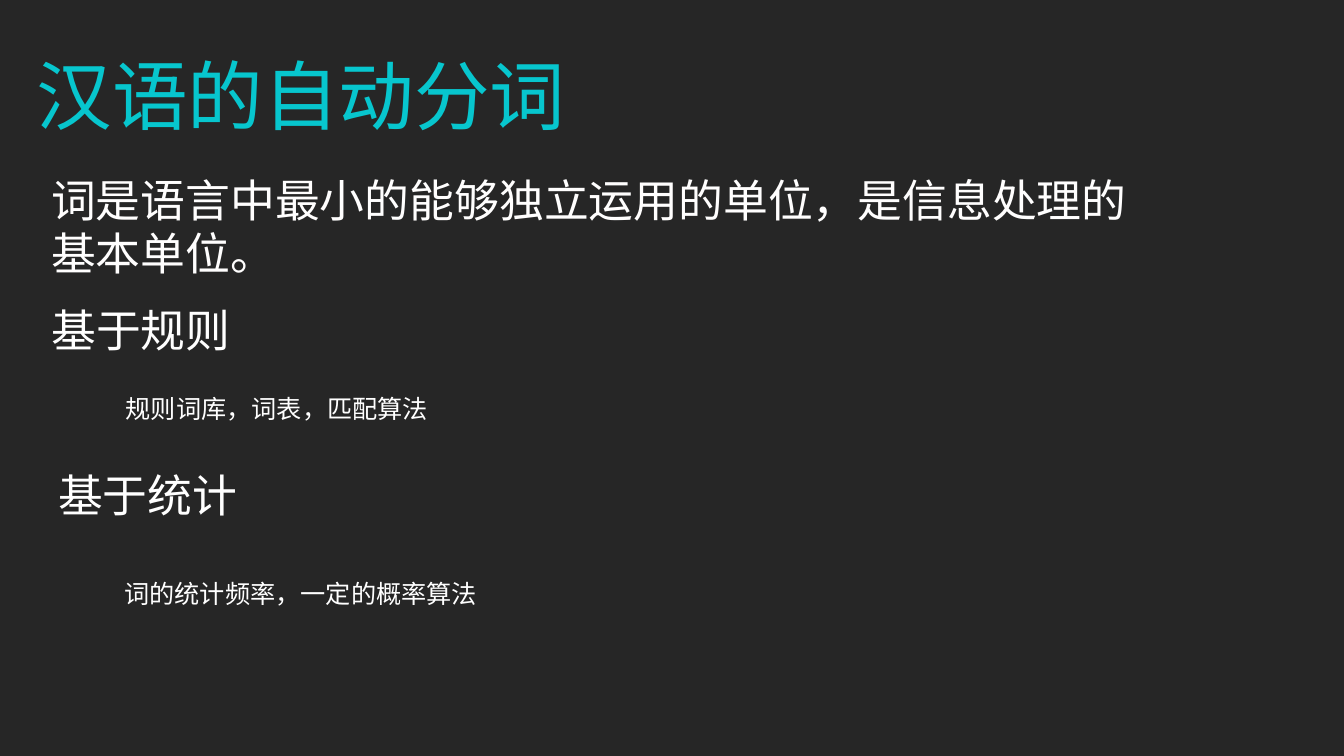
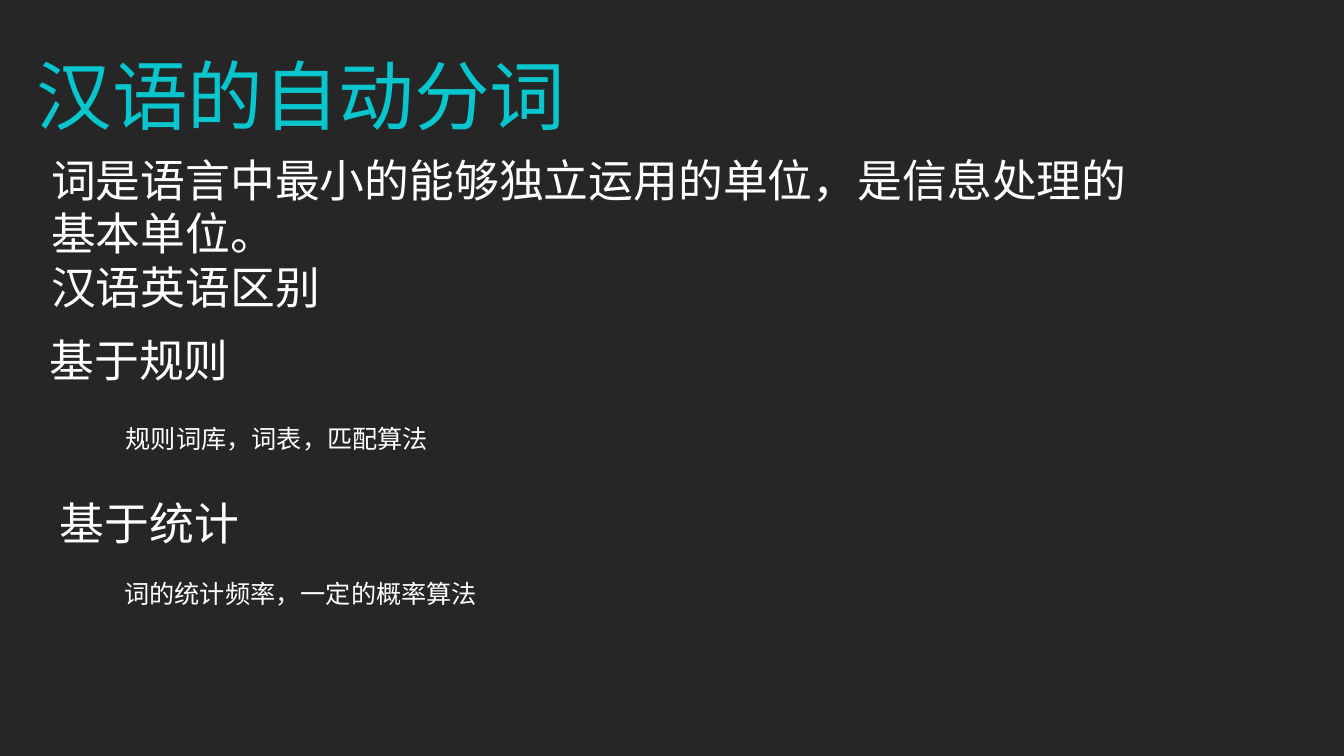
Before and after one commit to zhazhaxia/koa-project, a slide deck: slide 7 of routers/nlp/NLP分词.ppt. Drawn at 1344x756 pixels with LibreOffice and Linux fonts; fonts in the diff are those of the drawing. Boxes give left, top, right and bottom in pixels: in the first picture for what was removed or moved away, otherwise in the second. Text is boxed around its words. In the diff, an @@ line names an element or a change of style, - is before the commit and + after.

```diff
--- a/routers/nlp/NLP分词.ppt
+++ b/routers/nlp/NLP分词.ppt
@@ text "词是语言中最小的能够独立运用的单位，是信息处理的" moved from (x1=51, y1=179, x2=1126, y2=274) to (x1=51, y1=159, x2=1126, y2=308) @@
@@ text at (x1=51, y1=266, x2=320, y2=308): paragraph added @@
+汉语英语区别
@@ 3 texts moved together from (x1=51, y1=309, x2=428, y2=516) to (x1=50, y1=339, x2=428, y2=544) @@
```
Also in this commit, not shown: 1 other slide changed, 2 other files.
